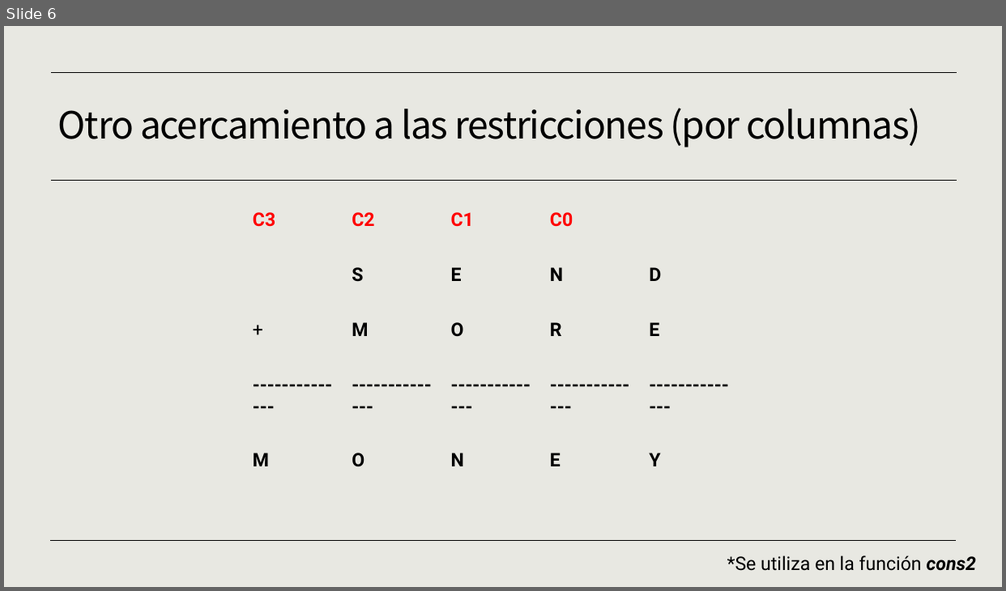
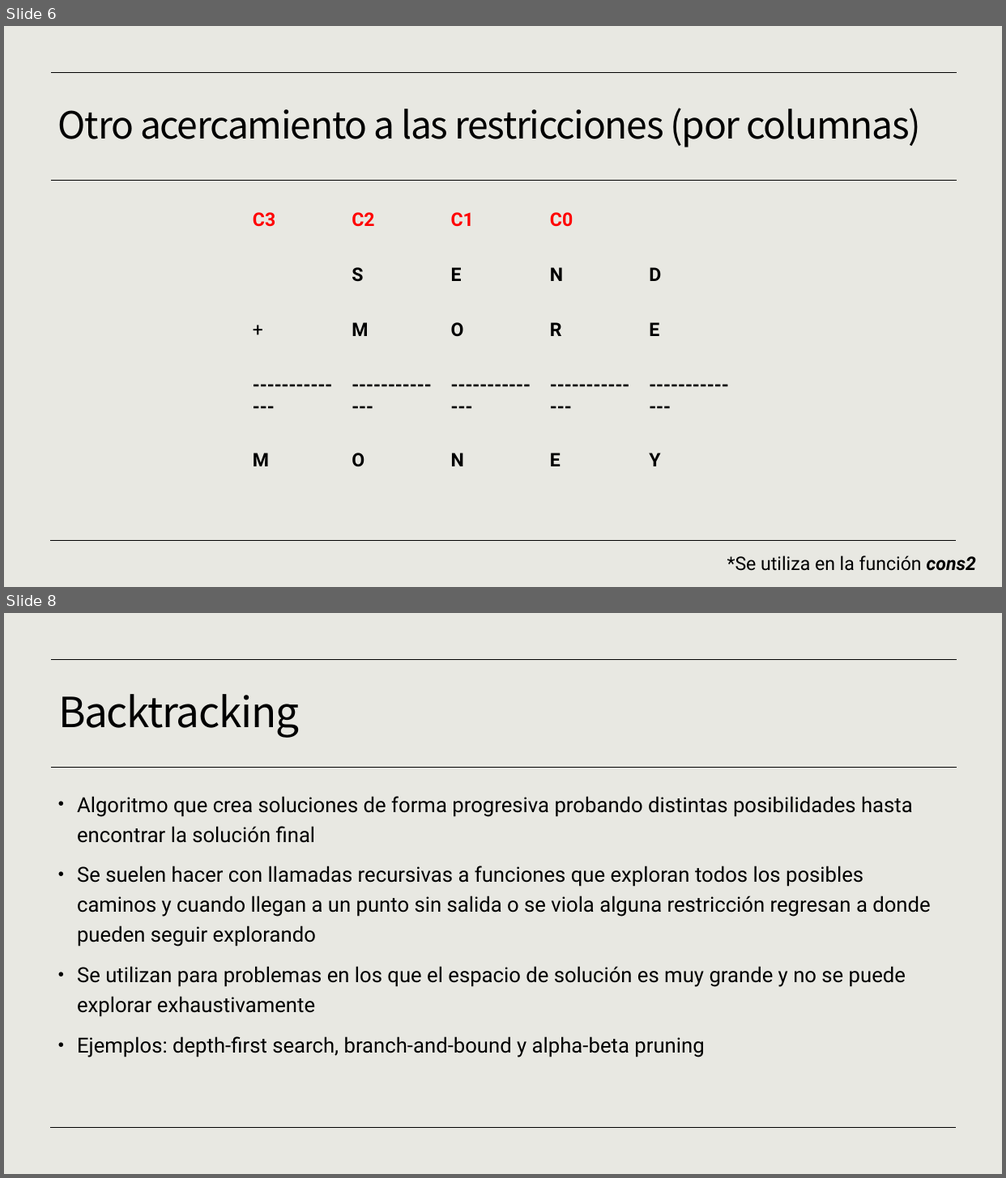
Before and after one commit to JavierCorralLizarraga/Artificial-intelligence, a slide deck: proyecto cripto-aritmetica/proyectocriptoaritmetica.pptx. Shown one above the other, each under a label of ours: slide 6 before the commit, slides 6 and 8 after it; the slides between them are not shown. The pictures are 1006x591 and 1006x1178 pixels, drawn with LibreOffice and Linux fonts; fonts in the diff are those of the drawing. Boxes give left, top, right and bottom in pixels: in the first picture for what was removed or moved away, otherwise in the second. Text is boxed around its words. In the diff, an @@ line names an element or a change of style, - is before the commit and + after.

```diff
--- a/proyecto cripto-aritmetica/proyectocriptoaritmetica.pptx
+++ b/proyecto cripto-aritmetica/proyectocriptoaritmetica.pptx
@@ slide 8 added at [4,613,1002,1174], background #E8E8E2; not listed: 3 template elements that a slide beside it also shows @@
@@ title added at [58,694,299,737], 40 pt, text #000000 @@
+Backtracking
@@ text added at [77,796,930,1058], 20 pt, text #000000 @@
+• Algoritmo que crea soluciones de forma progresiva probando distintas posibilidades hasta encontrar la solución final
+• Se suelen hacer con llamadas recursivas a funciones que exploran todos los posibles caminos y cuando llegan a un punto sin salida o se viola alguna restricción regresan a donde pueden seguir explorando
+• Se utilizan para problemas en los que el espacio de solución es muy grande y no se puede explorar exhaustivamente
+• Ejemplos: depth-first search, branch-and-bound y alpha-beta pruning
```
Also in this commit, not shown: 3 slides changed, 4 other slides added, 3 slides removed, 9 other files.
